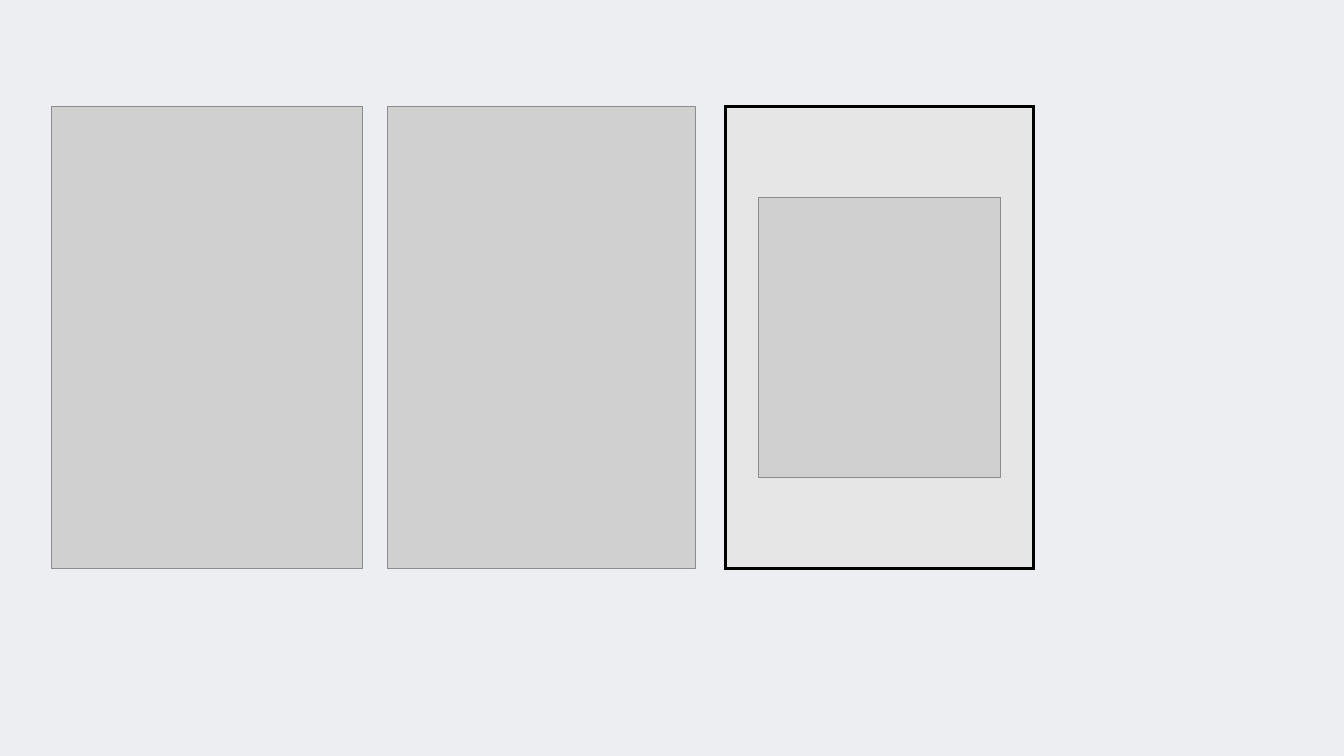
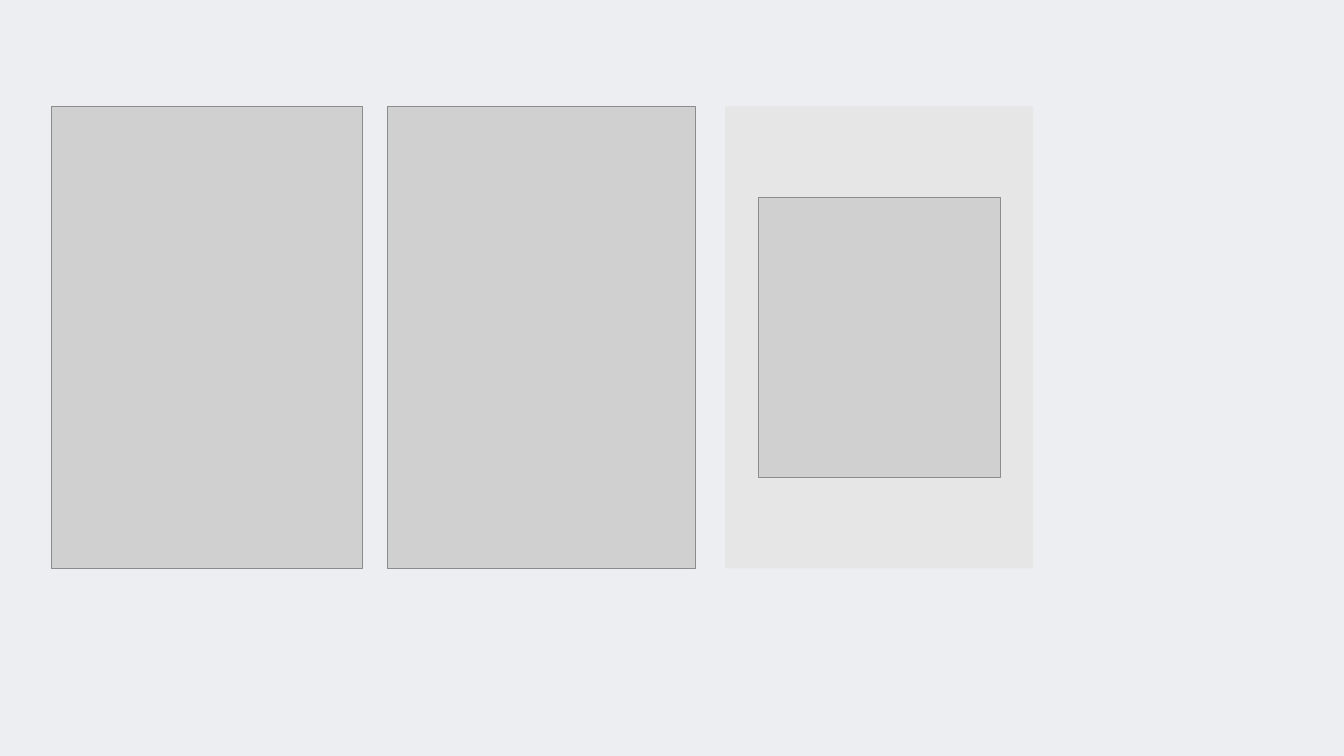
Before and after one commit to SMaRTWorkshops/mlr, a slide deck: slide 1 of figs/sw_figs.pptx. Drawn at 1344x756 pixels with LibreOffice and Linux fonts; fonts in the diff are those of the drawing; grey boxes stand for pictures. Boxes give left, top, right and bottom in pixels: in the first picture for what was removed or moved away, otherwise in the second. Text is boxed around its words. In the diff, an @@ line names an element or a change of style, - is before the commit and + after.

```diff
--- a/figs/sw_figs.pptx
+++ b/figs/sw_figs.pptx
@@ rectangle at (x1=725, y1=107, x2=1033, y2=569): outline #000000 2.25 pt to none @@
```
Also in this commit, not shown: 1 other slide changed, 1 slide added, 14 other files.
